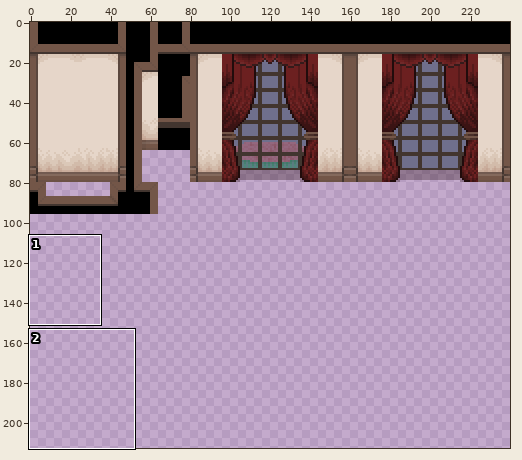
One commit to this sprite sheet: Asset/Tiles/background_2.png. Above: a wide view before the commit, with the close-up outlined.
Close-up. Before the edit:
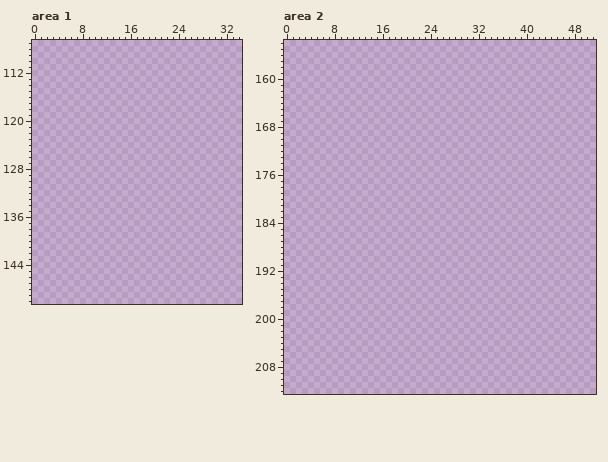
The file is 240x240 pixels. Colours within 5 levels of each other are drawn and written as one. Shown: area 1: x 0..34, y 107..150; area 2: x 0..51, y 154..212. The wide view leaves out empty margins.
Palette (. is transparent): 
Pixels before, area 2 (only the part around the change), first column x 0:
154 ....................................................
155 ....................................................
156 ....................................................
157 ....................................................
158 ....................................................
159 ....................................................
160 ....................................................
161 ....................................................
162 ....................................................
163 ....................................................
164 ....................................................
165 ....................................................
166 ....................................................
167 ....................................................
168 ....................................................
169 ....................................................
170 ....................................................
171 ....................................................
172 ....................................................
173 ....................................................
174 ....................................................
175 ....................................................
176 ....................................................
177 ....................................................
178 ....................................................
179 ....................................................
180 ....................................................
181 ....................................................
182 ....................................................
183 ....................................................
184 ....................................................
185 ....................................................
186 ....................................................
187 ....................................................
188 ....................................................
189 ....................................................
190 ....................................................
191 ....................................................
192 ....................................................
193 ....................................................
194 ....................................................
195 ....................................................
196 ....................................................
197 ....................................................
198 ....................................................
199 ....................................................
200 ....................................................
201 ....................................................
202 ....................................................
203 ....................................................
204 ....................................................
205 ....................................................
206 ....................................................
207 ....................................................
208 ....................................................
209 ....................................................
210 ....................................................
211 ....................................................
212 ....................................................
After the commit:
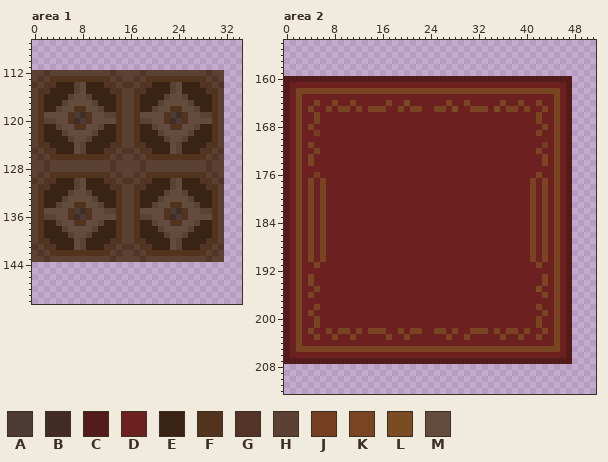
Colours new in this view: A #4c3c35  B #432b26  C #551a1a  D #6c2020  E #382315  F #52331d  G #523527  H #5a4133  J #763e21  K #784421  L #7a4c21  M #634b3e
The exact change:
Changed rows in their new state; - is an unchanged pixel.
Area 1:
first column x 0:
112 HHGHHHHHHHHHHGHHHHGHHHHHHHHHHGHH
113 HGHFFFFFFFFFFHGHHGHFFFFFFFFFFHGH
114 GHFGEEEHMEEEGFHGGHFGEEEHMEEEGFHG
115 HFGEEEEHMEEEEGFHHFGEEEEHMEEEEGFH
116 HFEEEEHMMHEEEEFHHFEEEEHMMHEEEEFH
117 HFEEEHMMMMHEEEFHHFEEEHMMMMHEEEFH
118 HFEEHMMFFMMHEEFHHFEEHMMFFMMHEEFH
119 HFMMMMFABFMMHHFHHFMMMMFABFMMHHFH
120 HFHHMMFBAFMMMMFHHFHHMMFBAFMMMMFH
121 HFEEHMMFFMMHEEFHHFEEHMMFFMMHEEFH
122 HFEEEHMMMMHEEEFHHFEEEHMMMMHEEEFH
123 HFEEEEHMMHEEEEFHHFEEEEHMMHEEEEFH
124 HFGEEEEMHEEEEGFHHFGEEEEMHEEEEGFH
125 GHFGEEEMHEEEGFHGGHFGEEEMHEEEGFHG
126 HGHFFFFFFFFFFHGHHGHFFFFFFFFFFHGH
127 HHGHHHHHHHHHHGHHHHGHHHHHHHHHHGHH
128 HHGHHHHHHHHHHGHHHHGHHHHHHHHHHGHH
129 HGHFFFFFFFFFFHGHHGHFFFFFFFFFFHGH
130 GHFGEEEHMEEEGFHGGHFGEEEHMEEEGFHG
131 HFGEEEEHMEEEEGFHHFGEEEEHMEEEEGFH
132 HFEEEEHMMHEEEEFHHFEEEEHMMHEEEEFH
133 HFEEEHMMMMHEEEFHHFEEEHMMMMHEEEFH
134 HFEEHMMFFMMHEEFHHFEEHMMFFMMHEEFH
135 HFMMMMFABFMMHHFHHFMMMMFABFMMHHFH
136 HFHHMMFBAFMMMMFHHFHHMMFBAFMMMMFH
137 HFEEHMMFFMMHEEFHHFEEHMMFFMMHEEFH
138 HFEEEHMMMMHEEEFHHFEEEHMMMMHEEEFH
139 HFEEEEHMMHEEEEFHHFEEEEHMMHEEEEFH
140 HFGEEEEMHEEEEGFHHFGEEEEMHEEEEGFH
141 GHFGEEEMHEEEGFHGGHFGEEEMHEEEGFHG
142 HGHFFFFFFFFFFHGHHGHFFFFFFFFFFHGH
143 HHGHHHHHHHHHHGHHHHGHHHHHHHHHHGHH
Area 2:
first column x 0:
160 CCCCCCCCCCCCCCCCCCCCCCCCCCCCCCCCCCCCCCCCCCCCCCCC
161 CDDDDDDDDDDDDDDDDDDDDDDDDDDDDDDDDDDDDDDDDDDDDDDC
162 CDKKKKKKKKKKKKKKKKKKKKKKKKKKKKKKKKKKKKKKKKKKKKDC
163 CDKDDDDDDDDDDDDDDDDDDDDDDDDDDDDDDDDDDDDDDDDDDKDC
164 CDKDDKDDKDDKDDDDDKDDLDDDDDDKDDKDDDDDKDDKDDKDDKDC
165 CDKDKDDKDKKDKDKKKDDKDKKDDKKDLDDKKKDLDKKDKDDKDKDC
166 CDKDDKDDDDDDDDDDDDDDDDDDDDDDDDDDDDDDDDDDDDKDDKDC
167 CDKDDKDDDDDDDDDDDDDDDDDDDDDDDDDDDDDDDDDDDDKDDKDC
168 CDKDKDDDDDDDDDDDDDDDDDDDDDDDDDDDDDDDDDDDDDDKDKDC
169 CDKDDJDDDDDDDDDDDDDDDDDDDDDDDDDDDDDDDDDDDDKDDKDC
170 CDKDDDDDDDDDDDDDDDDDDDDDDDDDDDDDDDDDDDDDDDDDDKDC
171 CDKDKDDDDDDDDDDDDDDDDDDDDDDDDDDDDDDDDDDDDDDJDKDC
172 CDKDDKDDDDDDDDDDDDDDDDDDDDDDDDDDDDDDDDDDDDKDDKDC
173 CDKDKDDDDDDDDDDDDDDDDDDDDDDDDDDDDDDDDDDDDDDKDKDC
174 CDKDKDDDDDDDDDDDDDDDDDDDDDDDDDDDDDDDDDDDDDDKDKDC
175 CDKDDDDDDDDDDDDDDDDDDDDDDDDDDDDDDDDDDDDDDDDDDKDC
176 CDKDDJDDDDDDDDDDDDDDDDDDDDDDDDDDDDDDDDDDDDKDDKDC
177 CDKDKDKDDDDDDDDDDDDDDDDDDDDDDDDDDDDDDDDDDKDKDKDC
178 CDKDKDKDDDDDDDDDDDDDDDDDDDDDDDDDDDDDDDDDDKDKDKDC
179 CDKDKDKDDDDDDDDDDDDDDDDDDDDDDDDDDDDDDDDDDKDKDKDC
180 CDKDKDKDDDDDDDDDDDDDDDDDDDDDDDDDDDDDDDDDDKDKDKDC
181 CDKDKDKDDDDDDDDDDDDDDDDDDDDDDDDDDDDDDDDDDKDKDKDC
182 CDKDKDKDDDDDDDDDDDDDDDDDDDDDDDDDDDDDDDDDDKDKDKDC
183 CDKDKDKDDDDDDDDDDDDDDDDDDDDDDDDDDDDDDDDDDKDKDKDC
184 CDKDKDKDDDDDDDDDDDDDDDDDDDDDDDDDDDDDDDDDDKDKDKDC
185 CDKDKDKDDDDDDDDDDDDDDDDDDDDDDDDDDDDDDDDDDKDKDKDC
186 CDKDKDKDDDDDDDDDDDDDDDDDDDDDDDDDDDDDDDDDDKDKDKDC
187 CDKDKDKDDDDDDDDDDDDDDDDDDDDDDDDDDDDDDDDDDKDKDKDC
188 CDKDKDKDDDDDDDDDDDDDDDDDDDDDDDDDDDDDDDDDDKDKDKDC
189 CDKDKDKDDDDDDDDDDDDDDDDDDDDDDDDDDDDDDDDDDKDKDKDC
190 CDKDKDKDDDDDDDDDDDDDDDDDDDDDDDDDDDDDDDDDDKDKDKDC
191 CDKDDKDDDDDDDDDDDDDDDDDDDDDDDDDDDDDDDDDDDDKDDKDC
192 CDKDDDDDDDDDDDDDDDDDDDDDDDDDDDDDDDDDDDDDDDDDDKDC
193 CDKDKDDDDDDDDDDDDDDDDDDDDDDDDDDDDDDDDDDDDDDKDKDC
194 CDKDKDDDDDDDDDDDDDDDDDDDDDDDDDDDDDDDDDDDDDDKDKDC
195 CDKDDKDDDDDDDDDDDDDDDDDDDDDDDDDDDDDDDDDDDDLDDKDC
196 CDKDKDDDDDDDDDDDDDDDDDDDDDDDDDDDDDDDDDDDDDDKDKDC
197 CDKDDDDDDDDDDDDDDDDDDDDDDDDDDDDDDDDDDDDDDDDDDKDC
198 CDKDDKDDDDDDDDDDDDDDDDDDDDDDDDDDDDDDDDDDDDKDDKDC
199 CDKDKDDDDDDDDDDDDDDDDDDDDDDDDDDDDDDDDDDDDDDKDKDC
200 CDKDDKDDDDDDDDDDDDDDDDDDDDDDDDDDDDDDDDDDDDKDDKDC
201 CDKDDKDDDDDDDDDDDDDDDDDDDDDDDDDDDDDDDDDDDDKDDKDC
202 CDKDKDDKDKKDKDKKKDDKDKKDDKKDKDDKKKDKDKKDKDDKDKDC
203 CDKDDKDDKDDKDDDDDKDDKDDDDDDKDDKDDDDDKDDKDDKDDKDC
204 CDKDDDDDDDDDDDDDDDDDDDDDDDDDDDDDDDDDDDDDDDDDDKDC
205 CDKKKKKKKKKKKKKKKKKKKKKKKKKKKKKKKKKKKKKKKKKKKKDC
206 CDDDDDDDDDDDDDDDDDDDDDDDDDDDDDDDDDDDDDDDDDDDDDDC
207 CCCCCCCCCCCCCCCCCCCCCCCCCCCCCCCCCCCCCCCCCCCCCCCC
Changed places in both close-ups, as pixel boxes (x1, y1, x2, y2):
added: (32, 70, 224, 262)
added: (284, 76, 572, 364)
